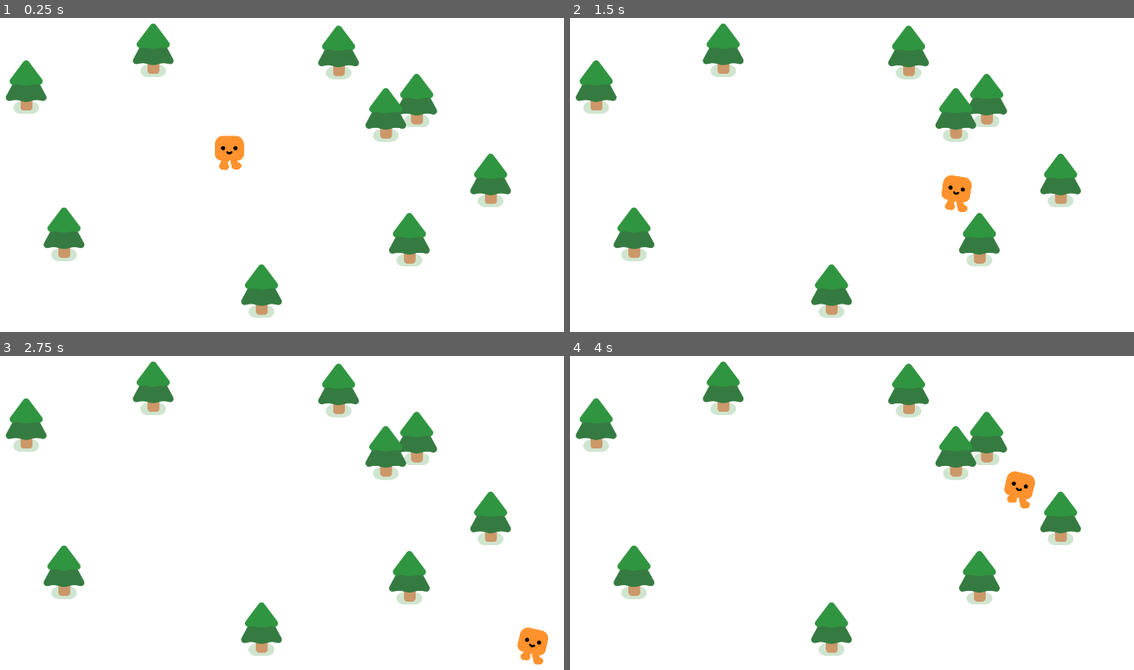
Above: before the commit, frames 1-4 (two rows, left to right).
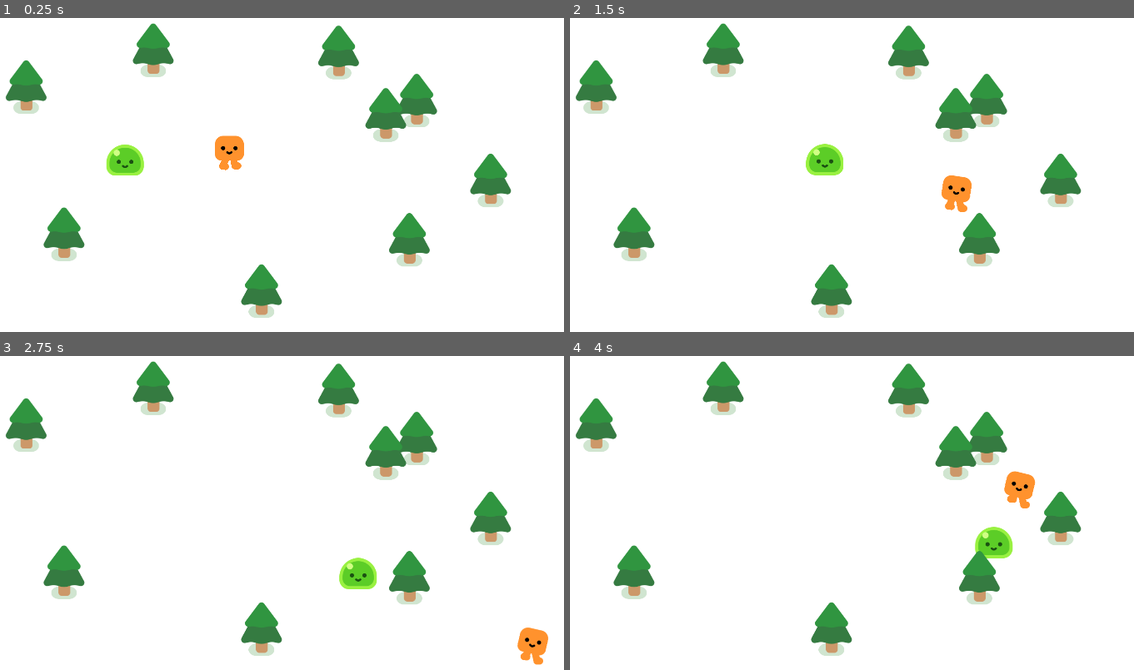
Above: after the commit, the same moments.

Repository: eapzzz/Vampire-Survivors-Like
Game: Godot game, scene res://survivors_game.tscn
The game is run twice, just before and just after one commit, with the same random seed, the same clock (stepped at 60 frames per second) and the same inputs.
Inputs:
- Up to frame 1 (0.25 s): no input
- Up to frame 2 (1.5 s): hold D (move_right) 0.53-1.28 s; hold S (move_down) from 1.28 s (still down)
- Up to frame 3 (2.75 s): release S (move_down) at 2.03 s; hold D (move_right) from 2.03 s (still down)
- Up to frame 4 (4 s): release D (move_right) at 2.78 s; hold W (move_up) 2.78-3.53 s; hold A (move_left) from 3.53 s (still down)

The runs differ from the first frame. In frame 1, 0.6% of the frame differs, in the area x 18-26%, y 40-51%; in frame 2, 0.6%; in frame 3, 0.6%, in the area x 60-67%, y 64-75%; in frame 4, 0.6%.

Commit message:
feat: create enemy scene and basic ai movement

Diff:
--- /dev/null
+++ b/mob.gd
@@ -0,0 +1,12 @@
+extends CharacterBody2D
+
+@onready var player = get_node("/root/Game/Player")
+
+var speed = 300.0
+
+
+func _physics_process(_delta: float) -> void:
+	var direction = global_position.direction_to(player.global_position)
+	velocity = direction * speed
+	move_and_slide()
+	pass
--- /dev/null
+++ b/mob.tscn
@@ -0,0 +1,17 @@
+[gd_scene format=3 uid="uid://y38gte5o0xf8"]
+
+[ext_resource type="PackedScene" uid="uid://ogik4s70pgwl" path="res://characters/slime/slime.tscn" id="1_dy6sc"]
+[ext_resource type="Script" uid="uid://d07l5xwryn2cx" path="res://mob.gd" id="1_nokgg"]
+
+[sub_resource type="CircleShape2D" id="CircleShape2D_phl0j"]
+radius = 59.03389
+
+[node name="Mob" type="CharacterBody2D" unique_id=568422908]
+script = ExtResource("1_nokgg")
+
+[node name="Slime" parent="." unique_id=2008890567 instance=ExtResource("1_dy6sc")]
+
+[node name="CollisionShape2D" type="CollisionShape2D" parent="." unique_id=694746557]
+position = Vector2(0, -27)
+shape = SubResource("CircleShape2D_phl0j")
+debug_color = Color(0, 0.6, 0.69803923, 0)
--- a/survivors_game.tscn
+++ b/survivors_game.tscn
@@ -1,6 +1,7 @@
 [gd_scene format=3 uid="uid://swcb8q32cvqi"]
 
 [ext_resource type="PackedScene" uid="uid://c1sx7bic4uhdj" path="res://player.tscn" id="1_3cish"]
+[ext_resource type="PackedScene" uid="uid://y38gte5o0xf8" path="res://mob.tscn" id="2_l26od"]
 [ext_resource type="PackedScene" uid="uid://dq3r015sr1uql" path="res://pine_tree.tscn" id="2_y3pti"]
 
 [node name="Game" type="Node2D" unique_id=1209946537]
@@ -12,6 +13,9 @@
 
 [node name="Player" parent="." unique_id=2000853190 instance=ExtResource("1_3cish")]
 position = Vector2(924, 536)
+
+[node name="Mob" parent="." unique_id=568422908 instance=ExtResource("2_l26od")]
+position = Vector2(547, 555)
 
 [node name="PineTree" parent="." unique_id=98757235 instance=ExtResource("2_y3pti")]
 position = Vector2(337, 358)
Not shown, added: mob.gd.uid
